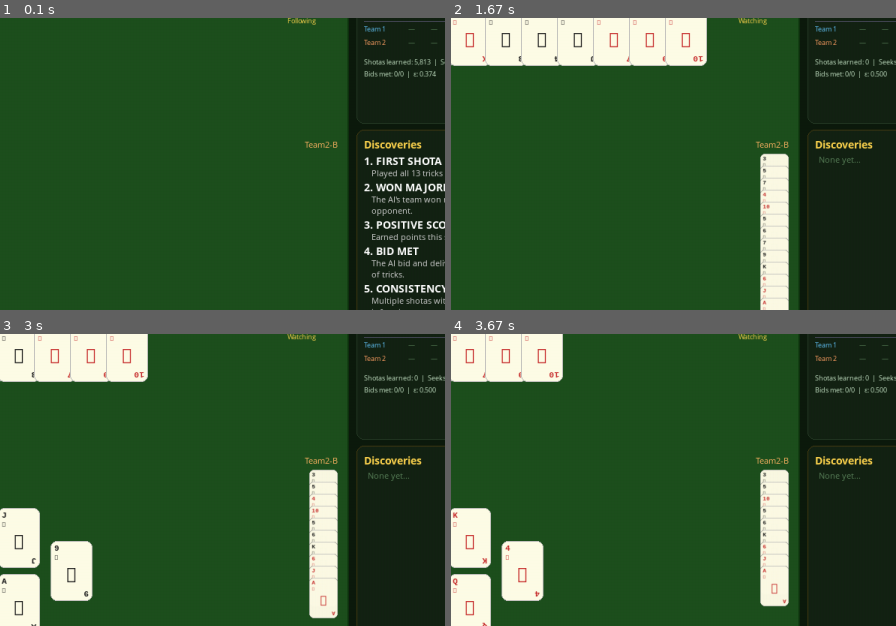
Above: before the commit, frames 1-4 (two rows, left to right).
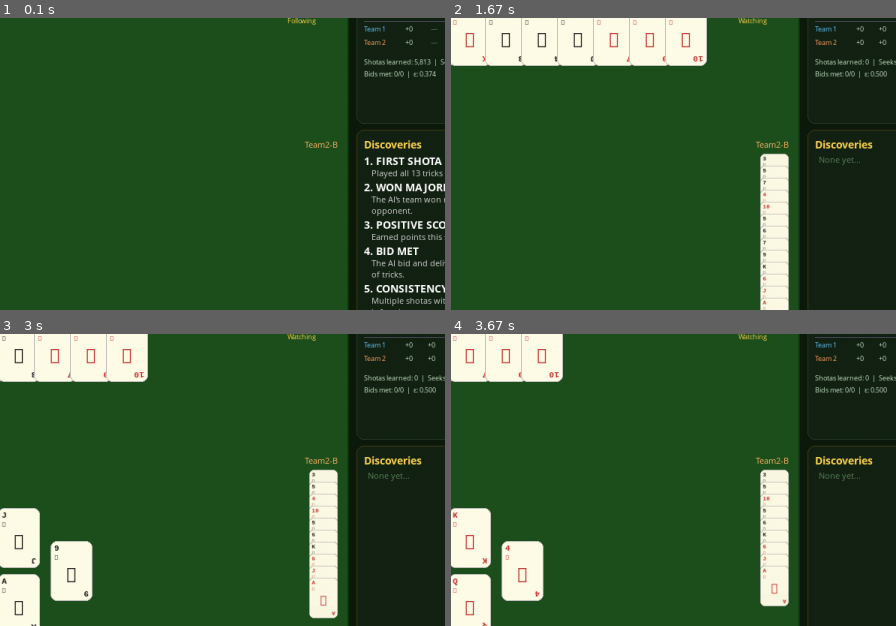
Above: after the commit, the same moments.

Repository: aamagzoub/engineering-intelligence
Game: pygame game, started from gui_wist_discovery/main.py
Same seed, same stepped clock (60 frames per second), same inputs: the game is played once before the commit and once after it.
Inputs (mouse positions are % of the whole screen's width and height, from its top left):
- Up to frame 1 (0.1 s): no input
- Up to frame 2 (1.67 s): click "Reset Brain" at 0.38 s; click "Team1-A" at 0.72 s; click "Watch Auto" at 1.05 s; click (87, 86) at 1.38 s
- Up to frame 3 (3 s): click (26, 30) at 1.72 s; click "Team2-B" at 2.05 s; click (70, 42) at 2.88 s
- Up to frame 4 (3.67 s): click (76, 41) at 3.22 s; click (86, 42) at 3.55 s
The pictures show only the part of the screen within x 36-86%, y 12-62%; the shares and areas given below are measured in that part.

The runs differ from the first frame. In frame 1, less than 0.1% of the frame differs, in the area x 91-94%, y 2-10%; in frame 2, less than 0.1%, in the area x 91-99%, y 2-10%; in frame 3, less than 0.1%; in frame 4, less than 0.1%.

Commit message:
Fix wist scoreboard: record 0/0 for skipped shotas (dak/errors) so table stays in sync

Diff:
--- a/gui_wist_discovery/main.py
+++ b/gui_wist_discovery/main.py
@@ -145,6 +145,7 @@
         if self._round.has_card_based_dak():
             self.discovery.reset_episode()
             self._log("  Dak (re-deal)")
+            self.game_shota_scores.append({0: 0, 1: 0})
             self.state = "scoring"
             self.last_action_time = pygame.time.get_ticks()
             return
@@ -159,6 +160,7 @@
             # Invalid bid happened — skip this shota.
             self.discovery.reset_episode()
             self._log("  Bidding error — skipping")
+            self.game_shota_scores.append({0: 0, 1: 0})
             self.state = "scoring"
             self.last_action_time = pygame.time.get_ticks()
             return
@@ -166,6 +168,7 @@
         if self._tasmiya_result.is_dak:
             self.discovery.reset_episode()
             self._log("  Pass Dak")
+            self.game_shota_scores.append({0: 0, 1: 0})
             self.state = "scoring"
             self.last_action_time = pygame.time.get_ticks()
             return
